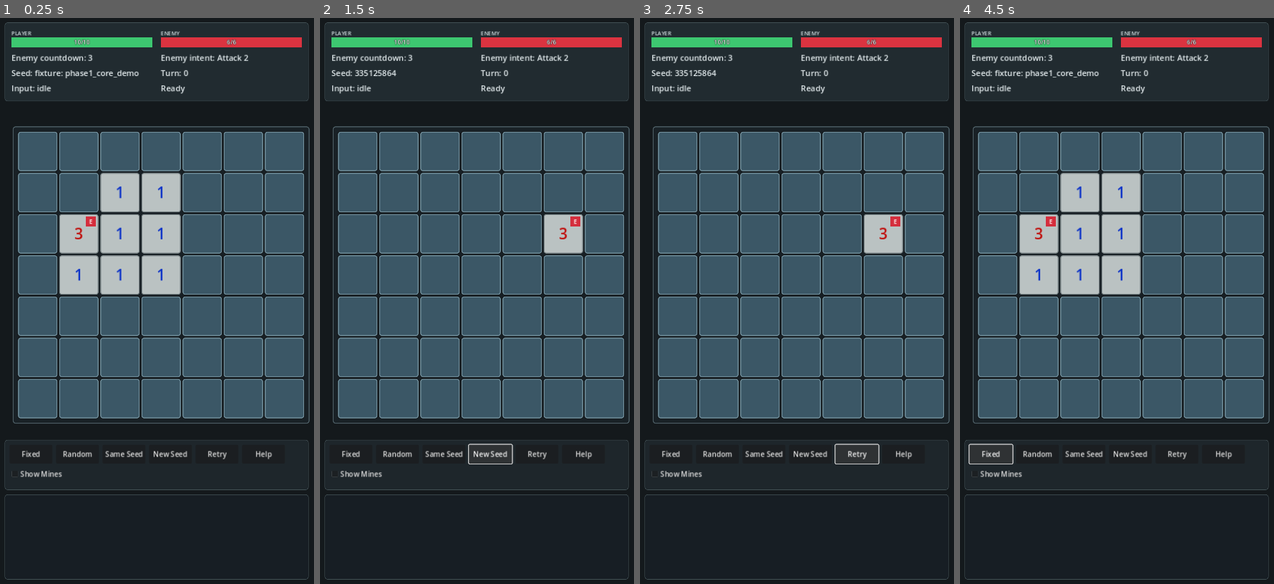
Above: before the commit, frames 1-4 (left to right).
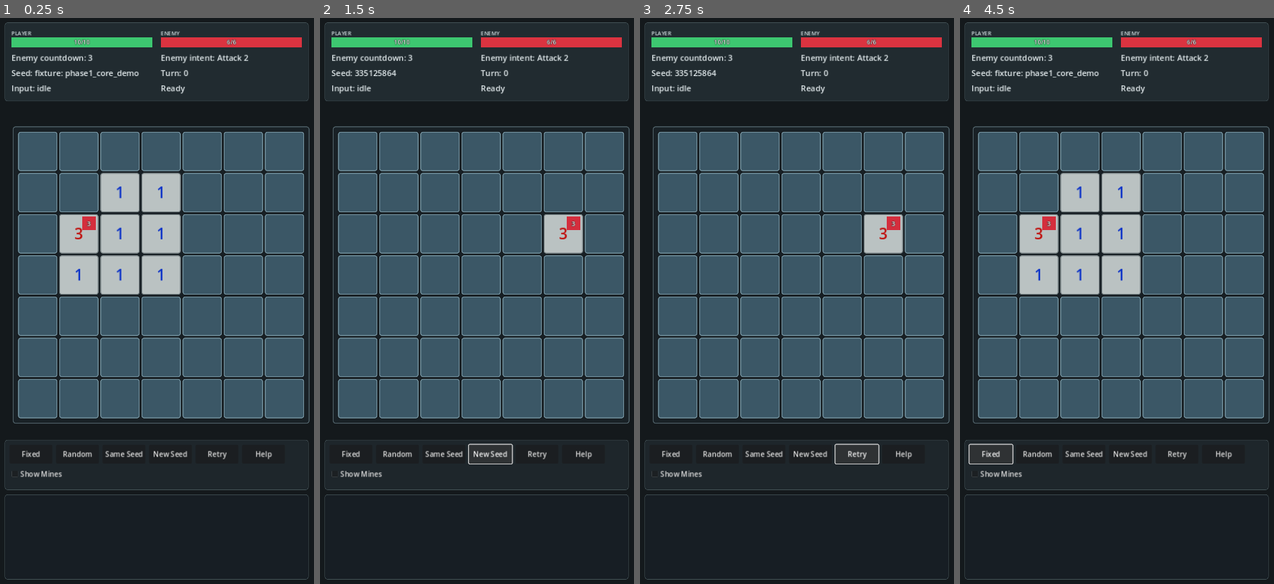
Above: after the commit, the same moments.

Repository: T11retsujitu/minesweeperV2
Game: Godot game, scene res://scenes/main.tscn
The game is run twice, just before and just after one commit, with the same random seed, the same clock (stepped at 60 frames per second) and the same inputs.
Inputs:
- Up to frame 1 (0.25 s): no input
- Up to frame 2 (1.5 s): click "New Seed" at 0.5 s; click "New Seed" at 1.25 s
- Up to frame 3 (2.75 s): click "Retry" at 2 s
- Up to frame 4 (4.5 s): click "Retry" at 2.75 s; click "Retry" at 3.5 s; click "Fixed" at 4.25 s

The runs differ from the first frame. In frame 1, less than 0.1% of the frame differs, in the area x 26-31%, y 35-38%; in frame 2, less than 0.1%; in frame 3, less than 0.1%; in frame 4, less than 0.1%.

Commit message:
feat: 敵攻撃テレグラフ+攻撃連鎖演出(Step1 タスク1-1、課題1候補1・2対応)
敵バッジをカウントダウン数字表示に変更(30x30、カウント1で「1!」+危険色パルス)。
攻撃時は敵セル発光→弾がプレイヤーHPバーへ飛翔→着弾でフロート+バー減少+小シェイクの
連続演出で「カウント0→攻撃→HP減」の因果を1本に接続。

Co-Authored-By: Claude Fable 5 <noreply@anthropic.com>
Claude-Session: https://claude.ai/code/session_0166TRrYQ1gnNdfye1nWRQWG

Diff:
--- a/scripts/presentation/battle_feedback.gd
+++ b/scripts/presentation/battle_feedback.gd
@@ -23,13 +23,17 @@
 func play_events(events, snapshot):
 	var waited = false
 	var accidental_mine_cell = null
+	var consumed_enemy_attack_damage_indexes = {}
 	var pos = snapshot["enemy_position"]
 	# Enemy placement is restricted to the inner 5x5, so (0,0) is only the dead-enemy sentinel.
 	if pos != Vector2i.ZERO:
 		last_enemy_position = pos
-	for event in events:
+	for index in range(events.size()):
 		if controller != null and not controller.is_busy:
 			return
+		var event = events[index]
+		if consumed_enemy_attack_damage_indexes.has(index):
+			continue
 		var event_type = event.get("type", "")
 		if event_type == "mine_exploded" or event_type == "dud_detonation":
 			if event_type == "mine_exploded" and bool(event.get("accidental", false)):
@@ -45,32 +49,66 @@
 			await enemy_bar.animate_to(int(event["after"]))
 			waited = true
 		elif event_type == "player_damaged" and int(event.get("amount", 0)) > 0:
-			var player_amount = int(event.get("amount", 0))
-			var source = str(event.get("source", ""))
-			var player_pos = player_bar.get_global_rect().get_center()
-			var text = "-%d" % player_amount
-			var color = FxConfig.COLOR_DAMAGE_ENEMY_ATK
-			if source == "accidental_mine":
-				if accidental_mine_cell != null:
-					player_pos = board_view.debug_cell_canvas_position(accidental_mine_cell)
-				text = "-%d MINE!" % player_amount
-				color = FxConfig.COLOR_DAMAGE_MINE
-			elif source == "enemy_attack":
-				text = "-%d ENEMY ATK" % player_amount
-			fx_layer.spawn_damage_float(player_pos, text, color)
-			player_bar.flash()
-			await player_bar.animate_to(int(event["after"]))
+			await _play_player_damage_feedback(event, accidental_mine_cell)
 			waited = true
 		elif event_type == "enemy_attacked":
 			status_label.text = "Enemy attacked"
-			await _flash_label(status_label, FxConfig.COLOR_ENEMY_ATTACK_STATUS)
+			_flash_label_nonblocking(status_label, FxConfig.COLOR_ENEMY_ATTACK_STATUS)
+			var damage_index = _enemy_attack_damage_index(events, index + 1)
+			if damage_index >= 0 and last_enemy_position != null:
+				consumed_enemy_attack_damage_indexes[damage_index] = true
+				await _play_enemy_attack_chain(events[damage_index])
+			else:
+				await board_view.get_tree().process_frame
 			waited = true
 	if not waited:
 		await board_view.get_tree().process_frame
 
 
-func _flash_label(label, color):
+func _play_player_damage_feedback(event, accidental_mine_cell):
+	var player_amount = int(event.get("amount", 0))
+	var source = str(event.get("source", ""))
+	var player_pos = player_bar.get_global_rect().get_center()
+	var text = "-%d" % player_amount
+	var color = FxConfig.COLOR_DAMAGE_ENEMY_ATK
+	if source == "accidental_mine":
+		if accidental_mine_cell != null:
+			player_pos = board_view.debug_cell_canvas_position(accidental_mine_cell)
+		text = "-%d MINE!" % player_amount
+		color = FxConfig.COLOR_DAMAGE_MINE
+	elif source == "enemy_attack":
+		text = "-%d ENEMY ATK" % player_amount
+	fx_layer.spawn_damage_float(player_pos, text, color)
+	player_bar.flash()
+	await player_bar.animate_to(int(event["after"]))
+
+
+func _play_enemy_attack_chain(damage_event):
+	var enemy_pos = board_view.debug_cell_canvas_position(last_enemy_position)
+	var player_pos = player_bar.get_global_rect().get_center()
+	await board_view.play_enemy_attack_glow(last_enemy_position)
+	await fx_layer.fire_projectile(enemy_pos, player_pos)
+	var amount = int(damage_event.get("amount", 0))
+	fx_layer.spawn_damage_float(player_pos, "-%d ENEMY ATK" % amount, FxConfig.COLOR_DAMAGE_ENEMY_ATK)
+	player_bar.flash()
+	fx_layer.shake(0.5)
+	await player_bar.animate_to(int(damage_event["after"]))
+
+
+func _enemy_attack_damage_index(events, index):
+	if index >= events.size():
+		return -1
+	var event = events[index]
+	if event.get("type", "") != "player_damaged":
+		return -1
+	if str(event.get("source", "")) != "enemy_attack":
+		return -1
+	if int(event.get("amount", 0)) <= 0:
+		return -1
+	return index
+
+
+func _flash_label_nonblocking(label, color):
 	label.modulate = color
 	var tween = board_view.create_tween()
 	tween.tween_property(label, "modulate", Color.WHITE, FxConfig.LABEL_FLASH_SEC)
-	await tween.finished
--- a/scripts/presentation/board_view.gd
+++ b/scripts/presentation/board_view.gd
@@ -30,6 +30,7 @@
 		var previewed = preview_cells.has(coord)
 		var options = {
 			"enemy_visible": enemy_visible and coord == enemy_position,
+			"enemy_countdown": int(snapshot["enemy_countdown"]),
 			"debug_mine": debug_show_mines and cell_data["contains_mine"] and cell_data["reveal_state"] == "hidden",
 			"previewed": previewed,
 			"preview_center": preview_center != null and coord == preview_center,
@@ -73,6 +74,12 @@
 			color = Color(1.0, 0.24, 0.10, 0.88)
 		cells[coord].flash(color, FxConfig.EXPLOSION_FLASH_SEC)
 	await get_tree().create_timer(FxConfig.EXPLOSION_FLASH_SEC).timeout
+
+
+func play_enemy_attack_glow(coord):
+	if cells.has(coord):
+		cells[coord].flash_attack_glow(FxConfig.ENEMY_ATTACK_GLOW_SEC)
+	await get_tree().create_timer(FxConfig.ENEMY_ATTACK_GLOW_SEC).timeout
 
 
 func debug_cell_canvas_position(coord):
--- a/scripts/presentation/cell_view.gd
+++ b/scripts/presentation/cell_view.gd
@@ -4,6 +4,7 @@
 signal long_pressed(coord)
 
 const Balance = preload("res://scripts/config/game_balance.gd")
+const FxConfig = preload("res://scripts/presentation/fx_config.gd")
 
 var coord = Vector2i.ZERO
 var input_enabled = true
@@ -22,6 +23,7 @@
 var preview_damage_label = null
 var enemy_badge = null
 var enemy_label = null
+var enemy_pulse_tween = null
 
 
 func _ready():
@@ -53,8 +55,10 @@
 	flag_label.visible = flagged and not detonated
 	detonation_label.visible = detonated
 	mine_marker_label.visible = bool(options.get("debug_mine", false))
-	enemy_badge.visible = bool(options.get("enemy_visible", false))
-	enemy_label.visible = enemy_badge.visible
+	var enemy_visible = bool(options.get("enemy_visible", false))
+	enemy_badge.visible = enemy_visible
+	enemy_label.visible = enemy_visible
+	_update_enemy_badge(enemy_visible, int(options.get("enemy_countdown", 0)))
 
 	var previewed = bool(options.get("previewed", false))
 	preview_rect.visible = previewed
@@ -78,6 +82,17 @@
 	tween.finished.connect(_on_flash_finished)
 
 
+func flash_attack_glow(duration):
+	flash_rect.visible = true
+	flash_rect.color = FxConfig.COLOR_ENEMY_ATTACK_GLOW_START
+	flash_rect.modulate = Color.WHITE
+	var tween = create_tween()
+	tween.set_parallel(true)
+	tween.tween_property(flash_rect, "color", FxConfig.COLOR_ENEMY_ATTACK_GLOW_END, duration)
+	tween.tween_property(flash_rect, "modulate:a", 0.0, duration)
+	tween.finished.connect(_on_flash_finished)
+
+
 func _on_flash_finished():
 	flash_rect.visible = false
 
@@ -195,26 +210,27 @@
 	add_child(preview_damage_label)
 
 	enemy_badge = ColorRect.new()
-	enemy_badge.color = Color(0.83, 0.18, 0.24)
+	enemy_badge.color = FxConfig.COLOR_ENEMY_BADGE
 	enemy_badge.anchor_left = 1.0
 	enemy_badge.anchor_right = 1.0
-	enemy_badge.offset_left = -28
-	enemy_badge.offset_top = 6
-	enemy_badge.offset_right = -6
-	enemy_badge.offset_bottom = 28
+	enemy_badge.offset_left = -FxConfig.ENEMY_BADGE_MARGIN_RIGHT - FxConfig.ENEMY_BADGE_SIZE
+	enemy_badge.offset_top = FxConfig.ENEMY_BADGE_MARGIN_TOP
+	enemy_badge.offset_right = -FxConfig.ENEMY_BADGE_MARGIN_RIGHT
+	enemy_badge.offset_bottom = FxConfig.ENEMY_BADGE_MARGIN_TOP + FxConfig.ENEMY_BADGE_SIZE
 	enemy_badge.mouse_filter = Control.MOUSE_FILTER_IGNORE
 	enemy_badge.visible = false
 	add_child(enemy_badge)
 
-	enemy_label = _make_label(13, HORIZONTAL_ALIGNMENT_CENTER, VERTICAL_ALIGNMENT_CENTER)
-	enemy_label.text = "E"
+	enemy_label = _make_label(FxConfig.ENEMY_BADGE_FONT_SIZE, HORIZONTAL_ALIGNMENT_CENTER, VERTICAL_ALIGNMENT_CENTER)
 	enemy_label.add_theme_color_override("font_color", Color.WHITE)
+	enemy_label.add_theme_constant_override("outline_size", 2)
+	enemy_label.add_theme_color_override("font_outline_color", Color.BLACK)
 	enemy_label.anchor_left = 1.0
 	enemy_label.anchor_right = 1.0
-	enemy_label.offset_left = -28
-	enemy_label.offset_top = 6
-	enemy_label.offset_right = -6
-	enemy_label.offset_bottom = 28
+	enemy_label.offset_left = -FxConfig.ENEMY_BADGE_MARGIN_RIGHT - FxConfig.ENEMY_BADGE_SIZE
+	enemy_label.offset_top = FxConfig.ENEMY_BADGE_MARGIN_TOP
+	enemy_label.offset_right = -FxConfig.ENEMY_BADGE_MARGIN_RIGHT
+	enemy_label.offset_bottom = FxConfig.ENEMY_BADGE_MARGIN_TOP + FxConfig.ENEMY_BADGE_SIZE
 	enemy_label.visible = false
 	add_child(enemy_label)
 
@@ -232,6 +248,30 @@
 	label.mouse_filter = Control.MOUSE_FILTER_IGNORE
 	label.add_theme_font_size_override("font_size", font_size)
 	return label
+
+
+func _update_enemy_badge(enemy_visible, countdown):
+	_stop_enemy_pulse()
+	if not enemy_visible:
+		enemy_label.text = ""
+		return
+	enemy_badge.color = FxConfig.COLOR_ENEMY_BADGE
+	enemy_label.text = str(countdown)
+	if countdown == 1:
+		enemy_badge.color = FxConfig.COLOR_ENEMY_BADGE_DANGER
+		enemy_label.text = "1!"
+		enemy_pulse_tween = create_tween()
+		enemy_pulse_tween.set_loops()
+		enemy_pulse_tween.tween_property(enemy_badge, "modulate:a", FxConfig.ENEMY_BADGE_PULSE_ALPHA, FxConfig.ENEMY_BADGE_PULSE_SEC)
+		enemy_pulse_tween.tween_property(enemy_badge, "modulate:a", 1.0, FxConfig.ENEMY_BADGE_PULSE_SEC)
+
+
+func _stop_enemy_pulse():
+	if enemy_pulse_tween != null:
+		enemy_pulse_tween.kill()
+		enemy_pulse_tween = null
+	if enemy_badge != null:
+		enemy_badge.modulate = Color.WHITE
 
 
 func _apply_background(revealed, flagged, detonated):
--- a/scripts/presentation/fx_config.gd
+++ b/scripts/presentation/fx_config.gd
@@ -15,11 +15,22 @@
 const LABEL_FLASH_SEC = 0.28
 const EXPLOSION_FLASH_SEC = 0.42
 const TERMINAL_FADE_SEC = 0.3
+const ENEMY_BADGE_SIZE = 30.0
+const ENEMY_BADGE_MARGIN_TOP = 6.0
+const ENEMY_BADGE_MARGIN_RIGHT = 6.0
+const ENEMY_BADGE_FONT_SIZE = 15
+const ENEMY_BADGE_PULSE_SEC = 0.28
+const ENEMY_BADGE_PULSE_ALPHA = 0.55
+const ENEMY_ATTACK_GLOW_SEC = 0.18
 
 const COLOR_DAMAGE_ENEMY_ATK = Color(1.0, 0.35, 0.22)
 const COLOR_DAMAGE_MINE = Color(1.0, 0.62, 0.18)
 const COLOR_DAMAGE_DEALT = Color(1.0, 0.85, 0.30)
 const COLOR_ENEMY_ATTACK_STATUS = Color(1.0, 0.55, 0.18)
+const COLOR_ENEMY_BADGE = Color(0.83, 0.18, 0.24)
+const COLOR_ENEMY_BADGE_DANGER = Color(1.0, 0.18, 0.12)
+const COLOR_ENEMY_ATTACK_GLOW_START = Color(1.0, 1.0, 1.0, 0.95)
+const COLOR_ENEMY_ATTACK_GLOW_END = Color(1.0, 0.12, 0.08, 0.85)
 const COLOR_HP_PLAYER = Color(0.24, 0.78, 0.44)
 const COLOR_HP_ENEMY = Color(0.86, 0.20, 0.25)
 const COLOR_HP_BACKGROUND = Color(0.04, 0.06, 0.07)
